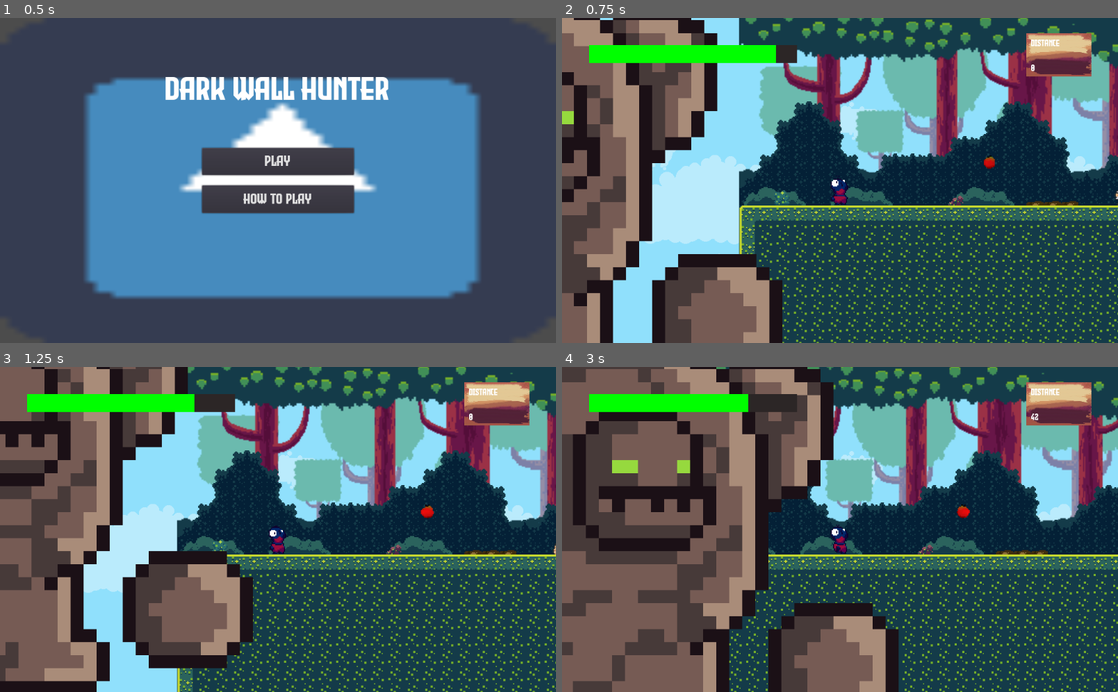
Above: before the commit, frames 1-4 (two rows, left to right).
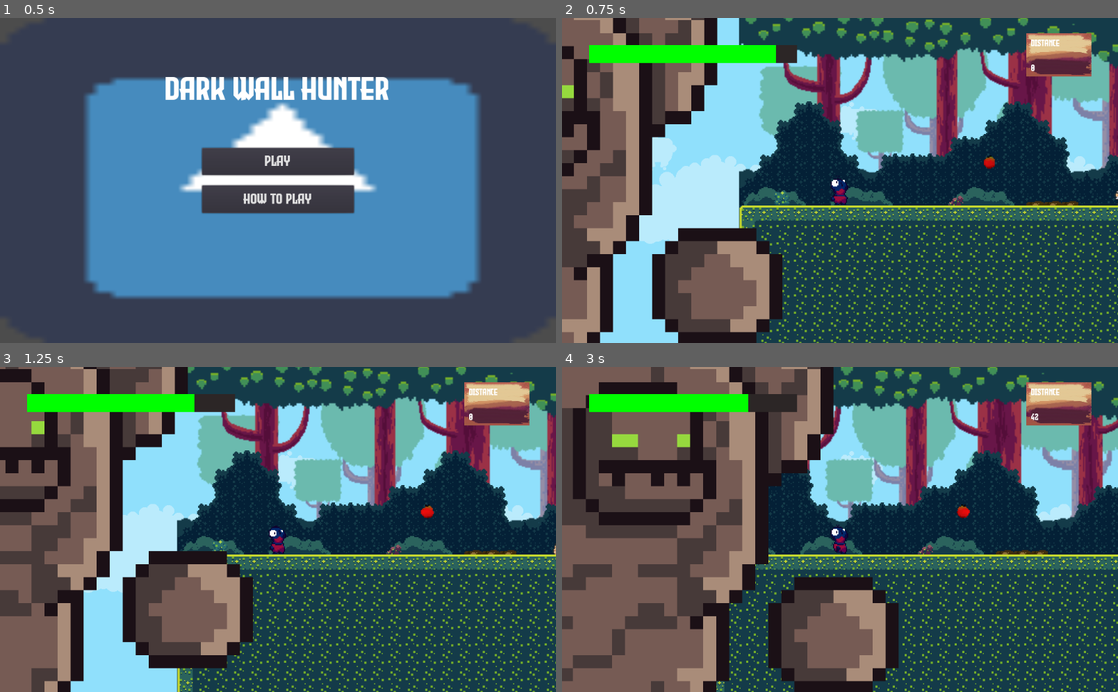
Above: after the commit, the same moments.

Repository: bosskab123/godot-wild-jam-36
Game: Godot game, scene res://scenes/uis/MainMenuUI.tscn
The game is run twice, just before and just after one commit, with the same random seed, the same clock (stepped at 60 frames per second) and the same inputs. The engine's default icon, where the game draws it, is replaced by a stand-in: a white triangle on a blue panel in a dark square. Sound files missing from this copy of the repository are replaced by a short silence.
Inputs:
- Up to frame 1 (0.5 s): no input
- Up to frame 2 (0.75 s): click "Play" at 0.5 s
- Up to frame 3 (1.25 s): no input
- Up to frame 4 (3 s): hold D (move_right) 1.28-2.03 s; tap Y (next_chunk) at 1.35, 2.85 s; tap W (jump) at 1.52, 2.27 s; hold A (move_left) 2.03-2.78 s; tap T (previous_chunk) at 2.1 s; hold D (move_right) from 2.78 s (still down)

Frame 1 is identical in both runs. In frame 2, 16% of the frame differs, in the area x 0-40%, y 0-100%; in frame 3, 11%; in frame 4, 27%, in the area x 0-61%, y 0-100%.

Commit message:
fix deadwall, maingame sound

Diff:
--- a/scenes/MainGame.gd
+++ b/scenes/MainGame.gd
@@ -17,8 +17,8 @@
 }
 
 onready var score_node = $CanvasLayer/VBoxContainer/Score as Label
-onready var sound_danger: AudioStreamPlayer2D = $Sound/SoundDanger as AudioStreamPlayer2D
-onready var sound_normal: AudioStreamPlayer2D = $Sound/SoundNormal as AudioStreamPlayer2D
+onready var sound_danger: AudioStreamPlayer = $Sound/SoundDanger as AudioStreamPlayer
+onready var sound_normal: AudioStreamPlayer = $Sound/SoundNormal as AudioStreamPlayer
 onready var deadwall = $DeadWall
 
 var sound_danger_lastest_position: float
--- a/scenes/MainGame.tscn
+++ b/scenes/MainGame.tscn
@@ -189,11 +189,13 @@
 
 [node name="Sound" type="Node2D" parent="."]
 
-[node name="SoundDanger" type="AudioStreamPlayer2D" parent="Sound"]
+[node name="SoundDanger" type="AudioStreamPlayer" parent="Sound"]
 stream = ExtResource( 10 )
-
-[node name="SoundNormal" type="AudioStreamPlayer2D" parent="Sound"]
+volume_db = -15.459
+
+[node name="SoundNormal" type="AudioStreamPlayer" parent="Sound"]
 stream = ExtResource( 11 )
+volume_db = -16.865
 
 [connection signal="body_entered" from="Background/PrimaryBackgroundDetector" to="." method="_on_PrimaryBackgroundDetector_body_entered"]
 [connection signal="body_entered" from="Background/SecondaryBackgroundDetector" to="." method="_on_SecondaryBackgroundDetector2_body_entered"]
--- a/scenes/obstacles/DeadWall.tscn
+++ b/scenes/obstacles/DeadWall.tscn
@@ -54,12 +54,12 @@
 position = Vector2( -37.7549, -217.091 )
 scale = Vector2( 12, 12 )
 frames = SubResource( 8 )
-frame = 5
 playing = true
 
 [node name="SoundWalk" type="AudioStreamPlayer2D" parent="."]
 stream = ExtResource( 3 )
-volume_db = -0.498
+volume_db = -1.903
 pitch_scale = 0.61
+attenuation = 3.73213
 
 [connection signal="body_entered" from="." to="." method="_on_DeadWall_body_entered"]
